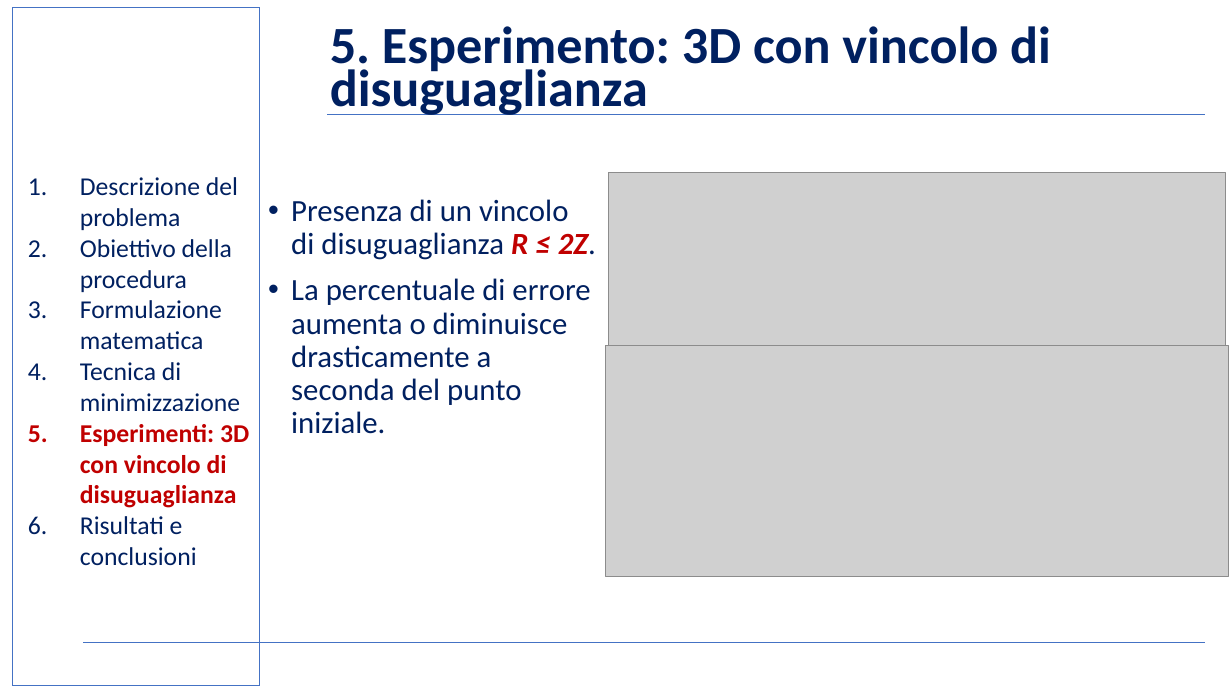
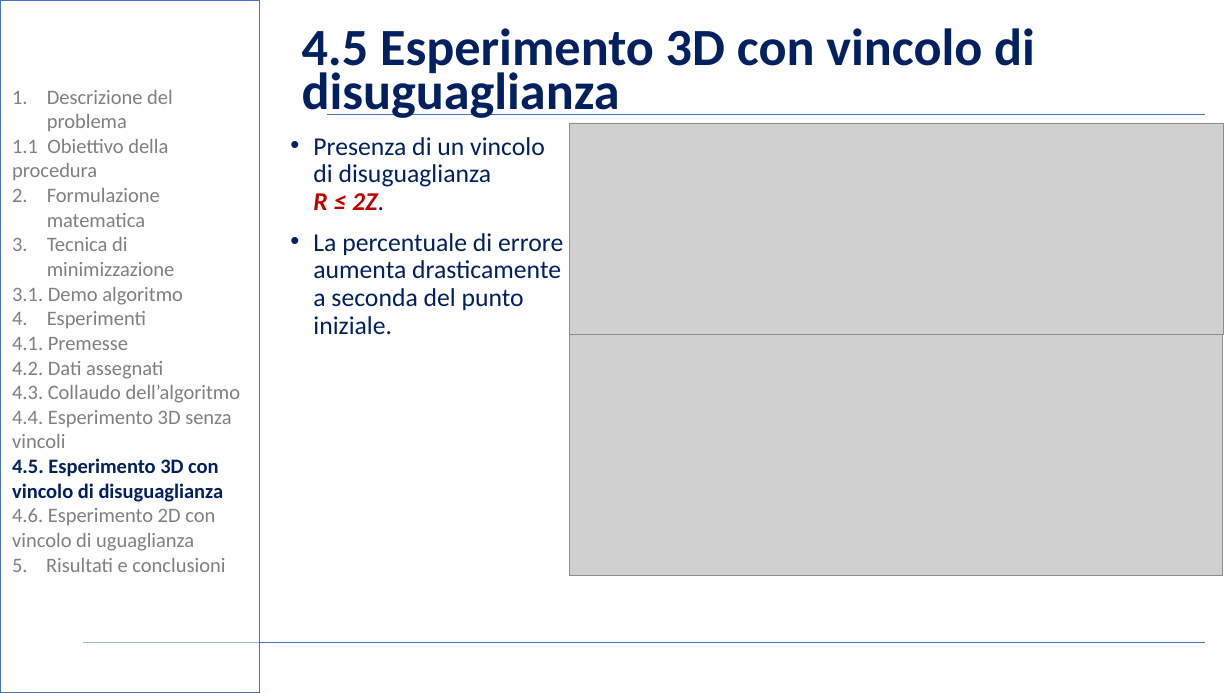
Before and after one commit to BernardoGiordano/NelderMeadMethod, a slide deck: slide 17 of writeup/Slides.pptx (slide 16 before the commit). Drawn at 1232x693 pixels with LibreOffice and Linux fonts; fonts in the diff are those of the drawing; grey boxes stand for pictures; background and template pictures are left out. Boxes give left, top, right and bottom in pixels: in the first picture for what was removed or moved away, otherwise in the second. Text is boxed around its words. In the diff, an @@ line names an element or a change of style, - is before the commit and + after.

```diff
--- a/writeup/Slides.pptx
+++ b/writeup/Slides.pptx
@@ rectangle: place and size @@
-rectangle at [13, 7, 260, 686]
+rectangle at [0, 0, 260, 693]
@@ rectangle at [0, 0, 260, 693]: fill none to #FFFFFF at 50% opacity @@
@@ text at [302, 28, 1035, 118]: text changed @@
-5. Esperimento: 3D con vincolo di disuguaglianza
+4.5 Esperimento 3D con vincolo di disuguaglianza
@@ text "Descrizione del problema": place and size @@
-text "Descrizione del problema" at [80, 177, 249, 566]
+text "Descrizione del problema" at [12, 90, 241, 572]
@@ text at [47, 90, 175, 276]: size 20 to 16 pt, text colour #002060 to #808080 in "Descrizione del problema", "Formulazione matematica", "Tecnica di minimizzazione"; indent changed @@
@@ text at [12, 139, 168, 180]: text changed; size 20 to 16 pt; text colour #002060 to #808080 @@
-2. Obiettivo della procedura
+1.1 Obiettivo della procedura
@@ text "Presenza di un vincolo di ...": place and size @@
-text "Presenza di un vincolo di ..." at [291, 199, 596, 434]
+text "Presenza di un vincolo di ..." at [313, 137, 563, 334]
@@ text at [313, 137, 545, 210]: size 24 to 20 pt in "Presenza di un vincolo di disuguaglianza R ..." @@
@@ picture: place and size @@
-picture at [609, 173, 1226, 346]
+picture at [569, 123, 1224, 334]
@@ text at [313, 233, 563, 334]: text changed; size 24 to 20 pt @@
-• La percentuale di errore aumenta o diminuisce drasticamente a seconda del punto iniziale.
+• La percentuale di errore aumenta drasticamente a seconda del punto
+  iniziale.
@@ text at [12, 287, 241, 572]: text changed; size 20 to 16 pt; text colour #C00000 to #808080; bold off @@
-5. Esperimenti: 3D con vincolo di disuguaglianza
-6. Risultati e conclusioni
+3.1. Demo algoritmo
+4. Esperimenti
+4.1. Premesse
+4.2. Dati assegnati
+4.3. Collaudo dell’algoritmo
+4.4. Esperimento 3D senza vincoli
+4.5. Esperimento 3D con vincolo di disuguaglianza
+4.6. Esperimento 2D con vincolo di uguaglianza
+5. Risultati e conclusioni
@@ picture: place and size @@
-picture at [605, 346, 1228, 577]
+picture at [569, 335, 1223, 577]
```
Also in this commit, not shown: 18 other slides changed, 1 slide added, 3 other files.
